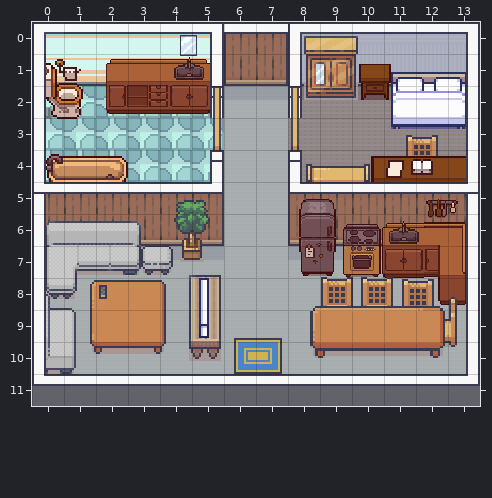
Level history. Tiled map: resources/maps/House-1/House-1.tmx. That is the earlier state.
Cells are 32x32 px. Shown: x 0..13, y 0..11.
The result:
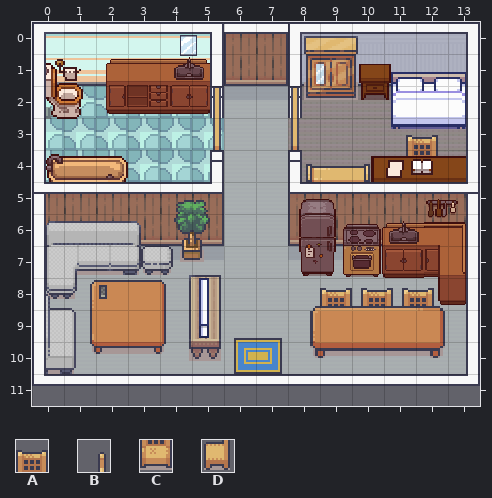
Key: from "Interiors-32x": A 338, B 343, C 354, D 359.
Objects are placed by their top-left corner, in cells (3,4 is the top-left corner of cell 3,4); size is 1x1 cell unless given.
Change:
--- layer "Objects/Objects-1"
-A at 11.6,7.7
+A at 11.6,8
-A at 10.3,7.7
+A at 10.3,8
-A at 9,7.7
+A at 9,8
-B at 12.4,8.2
-C at 10.3,8.7
-C at 9,8.7
-C at 11.6,8.7
-D at 12.4,9.2
Where, in picture pixels (left, top, right, bottom), the same in both pictures:
changed: (320, 277, 353, 306)
changed: (361, 277, 393, 306)
changed: (402, 279, 457, 347)
